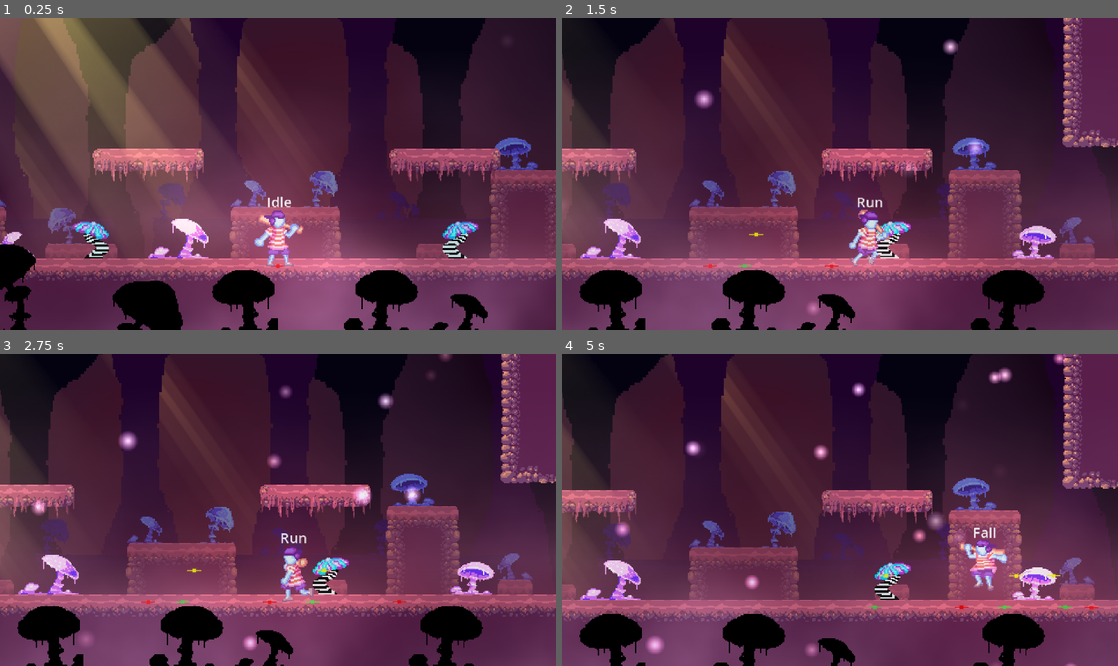
Above: before the commit, frames 1-4 (two rows, left to right).
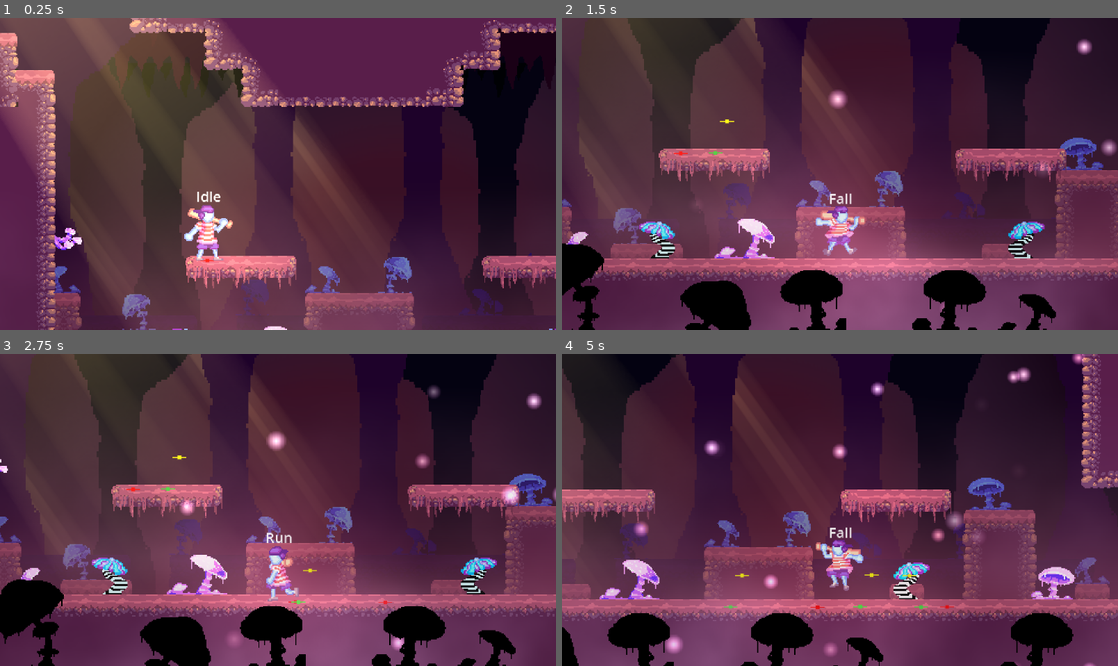
Above: after the commit, the same moments.

Repository: Sheftantor/metroidvania-proto
Game: Godot game, scene res://World/Scenes/playground.tscn
The game is run twice, just before and just after one commit, with the same random seed, the same clock (stepped at 60 frames per second) and the same inputs.
Inputs:
- Up to frame 1 (0.25 s): no input
- Up to frame 2 (1.5 s): hold Q (attack) 0.53-1.28 s; hold D (right) from 0.53 s (still down); tap Space (jump) at 0.77 s; tap Q (attack) at 1.35 s
- Up to frame 3 (2.75 s): tap Space (jump) at 1.52 s; release D (right) at 2.03 s; hold A (left) from 2.03 s (still down); hold Q (attack) from 2.03 s (still down)
- Up to frame 4 (5 s): release A (left) at 2.78 s; release Q (attack) at 2.78 s; hold D (right) 2.78-4.28 s; tap Q (attack) at 2.85, 4.35 s; tap Space (jump) at 3.02, 3.77, 4.52 s; hold Q (attack) 3.53-4.28 s; hold A (left) from 4.28 s (still down)

The runs differ from the first frame. In frame 1, 69% of the frame differs, in the area x 0-100%, y 0-100%; in frame 2, 56%; in frame 3, 55%; in frame 4, 31%.

Commit message:
Player Spawn System

Diff:
--- /dev/null
+++ b/General/player_spawn/player_spawn.gd
@@ -0,0 +1,23 @@
+@icon( "res://Imports/Icons/player_spawn.svg" )
+class_name PlayerSpawn extends Node2D
+
+
+
+func _ready() -> void:
+	visible = false
+	await get_tree().process_frame
+
+	if get_tree().get_first_node_in_group( "Player" ):
+		#We have a player!
+		print("We have a player")
+		return
+	print( "No Player found" )
+	# check to see if we already have a player
+		# if we have a player, do nothing
+
+	# Instantiate a new instance of our player scene
+	var player : Player = load("uid://2g0qrobqowur").instantiate()
+	get_tree().root.add_child( player )
+	# position the player scene
+	player.global_position = self.global_position
+	pass
--- /dev/null
+++ b/General/player_spawn/player_spawn.tscn
@@ -0,0 +1,14 @@
+[gd_scene load_steps=3 format=3 uid="uid://l1v4dgwx75if"]
+
+[ext_resource type="Script" uid="uid://xch3kkygejrv" path="res://General/player_spawn/player_spawn.gd" id="1_4x37l"]
+[ext_resource type="Texture2D" uid="uid://bucof0axpswpl" path="res://Player/Sprites/hero2-Sheet.png" id="1_fc5vk"]
+
+[node name="PlayerSpawn" type="Node2D"]
+script = ExtResource("1_4x37l")
+
+[node name="Sprite2D" type="Sprite2D" parent="."]
+modulate = Color(0.026490986, 1, 0.3774817, 1)
+position = Vector2(0, -39)
+texture = ExtResource("1_fc5vk")
+hframes = 16
+vframes = 4
--- a/World/Scenes/playground.tscn
+++ b/World/Scenes/playground.tscn
@@ -1,11 +1,12 @@
-[gd_scene load_steps=21 format=4 uid="uid://u4tw1sy12qpy"]
-
-[ext_resource type="PackedScene" uid="uid://2g0qrobqowur" path="res://World/player.tscn" id="1_ux8b7"]
+[gd_scene load_steps=22 format=4 uid="uid://u4tw1sy12qpy"]
+
 [ext_resource type="TileSet" uid="uid://cjf6pq26drhp5" path="res://World/Tilesets/LeanCaves.tres" id="3_qjpon"]
 [ext_resource type="Script" uid="uid://cikqpb1qhijjn" path="res://General/Scripts/level_bounds.gd" id="4_cb12h"]
 [ext_resource type="Texture2D" uid="uid://di561aa47ekqc" path="res://Imports/light_stream.jpg" id="5_0le7t"]
 [ext_resource type="PackedScene" uid="uid://dhg0efbtxac4s" path="res://World/Level_Transition/Scenes/Level_Transition.tscn" id="5_wumao"]
 [ext_resource type="Material" uid="uid://dxnllfkbu6ilm" path="res://Materials & Shaders/fog_fade_material.tres" id="6_0le7t"]
+[ext_resource type="PackedScene" uid="uid://l1v4dgwx75if" path="res://General/player_spawn/player_spawn.tscn" id="6_rp1rd"]
+[ext_resource type="Script" uid="uid://xch3kkygejrv" path="res://General/player_spawn/player_spawn.gd" id="7_rp1rd"]
 
 [sub_resource type="Gradient" id="Gradient_wumao"]
 offsets = PackedFloat32Array(0.27816093, 1)
@@ -256,11 +257,12 @@
 tile_map_data = PackedByteArray("AAANAAcABAADAA4AAAADAAcABAADAA4AABA=")
 tile_set = ExtResource("3_qjpon")
 
-[node name="LightParallax2D9" type="Parallax2D" parent="."]
+[node name="LightParallax2D9" type="Parallax2D" parent="LevelTilemaps"]
+modulate = Color(0.7729753, 0.7729753, 0.7729753, 1)
 scroll_scale = Vector2(1.4, 1.4)
 
-[node name="Sprite2D4" type="Sprite2D" parent="LightParallax2D9"]
-modulate = Color(1, 0.89916664, 0.45, 0.44313726)
+[node name="Sprite2D4" type="Sprite2D" parent="LevelTilemaps/LightParallax2D9"]
+modulate = Color(0.39152917, 0.34837425, 0.15915641, 0.44313726)
 z_index = 3
 material = SubResource("CanvasItemMaterial_wumao")
 position = Vector2(-56.000004, -180)
@@ -269,8 +271,8 @@
 texture = ExtResource("5_0le7t")
 offset = Vector2(0, 256)
 
-[node name="Sprite2D2" type="Sprite2D" parent="LightParallax2D9"]
-modulate = Color(1, 0.89916664, 0.45, 0.28235295)
+[node name="Sprite2D2" type="Sprite2D" parent="LevelTilemaps/LightParallax2D9"]
+modulate = Color(1, 0.8980392, 0.4509804, 0.44313726)
 z_index = 4
 material = SubResource("CanvasItemMaterial_wumao")
 position = Vector2(-104, -204)
@@ -279,8 +281,8 @@
 texture = ExtResource("5_0le7t")
 offset = Vector2(0, 256)
 
-[node name="Sprite2D3" type="Sprite2D" parent="LightParallax2D9"]
-modulate = Color(1, 0.89916664, 0.45, 0.44313726)
+[node name="Sprite2D3" type="Sprite2D" parent="LevelTilemaps/LightParallax2D9"]
+modulate = Color(0.23228933, 0.20452416, 0.08278461, 0.44313726)
 z_index = 4
 material = SubResource("CanvasItemMaterial_wumao")
 position = Vector2(-93.000015, -156)
@@ -302,24 +304,9 @@
 tile_set = ExtResource("3_qjpon")
 collision_enabled = false
 
-[node name="Level_Bounds" type="Node2D" parent="."]
-z_index = 256
-position = Vector2(-48, -59)
-script = ExtResource("4_cb12h")
-width = 672
-height = 366
-metadata/_custom_type_script = "uid://cikqpb1qhijjn"
-
-[node name="LevelTransition" parent="." instance=ExtResource("5_wumao")]
-position = Vector2(625, 256)
-size = 3
-location = 1
-target_level = "uid://clyywy8lxl56u"
-
-[node name="Player" parent="." instance=ExtResource("1_ux8b7")]
-position = Vector2(272, 249)
-
-[node name="FogParallax" type="Parallax2D" parent="."]
+[node name="Fog&Particles" type="Node2D" parent="."]
+
+[node name="FogParallax" type="Parallax2D" parent="Fog&Particles"]
 z_index = 3
 scroll_scale = Vector2(1.3, 1.3)
 scroll_offset = Vector2(-14, 138)
@@ -327,13 +314,13 @@
 autoscroll = Vector2(-5, 0)
 repeat_times = 2
 
-[node name="Sprite2D" type="Sprite2D" parent="FogParallax"]
+[node name="Sprite2D" type="Sprite2D" parent="Fog&Particles/FogParallax"]
 modulate = Color(1, 0.8, 0.9633333, 1)
 material = ExtResource("6_0le7t")
 position = Vector2(229, 77)
 texture = SubResource("NoiseTexture2D_wgbon")
 
-[node name="FogParallax2" type="Parallax2D" parent="."]
+[node name="FogParallax2" type="Parallax2D" parent="Fog&Particles"]
 modulate = Color(1, 1, 1, 0.58431375)
 z_index = 3
 scroll_scale = Vector2(1.3, 1.3)
@@ -342,13 +329,13 @@
 autoscroll = Vector2(-35, 0)
 repeat_times = 2
 
-[node name="Sprite2D" type="Sprite2D" parent="FogParallax2"]
+[node name="Sprite2D" type="Sprite2D" parent="Fog&Particles/FogParallax2"]
 modulate = Color(1, 0.8, 0.9633333, 1)
 material = ExtResource("6_0le7t")
 position = Vector2(229, 77)
 texture = SubResource("NoiseTexture2D_wgbon")
 
-[node name="GPUParticles2D" type="GPUParticles2D" parent="."]
+[node name="GPUParticles2D" type="GPUParticles2D" parent="Fog&Particles"]
 material = SubResource("CanvasItemMaterial_0le7t")
 position = Vector2(313, 167)
 amount = 50
@@ -357,3 +344,21 @@
 randomness = 0.85
 visibility_rect = Rect2(-250, -100, 500, 250)
 process_material = SubResource("ParticleProcessMaterial_c1oyl")
+
+[node name="Level_Bounds" type="Node2D" parent="."]
+z_index = 256
+position = Vector2(-48, -59)
+script = ExtResource("4_cb12h")
+width = 672
+height = 366
+metadata/_custom_type_script = "uid://cikqpb1qhijjn"
+
+[node name="LevelTransition" parent="." instance=ExtResource("5_wumao")]
+position = Vector2(625, 256)
+size = 3
+location = 1
+target_level = "uid://clyywy8lxl56u"
+
+[node name="PlayerSpawn" parent="." instance=ExtResource("6_rp1rd")]
+position = Vector2(131, 161)
+script = ExtResource("7_rp1rd")
Not shown, added: General/player_spawn/player_spawn.gd.uid
